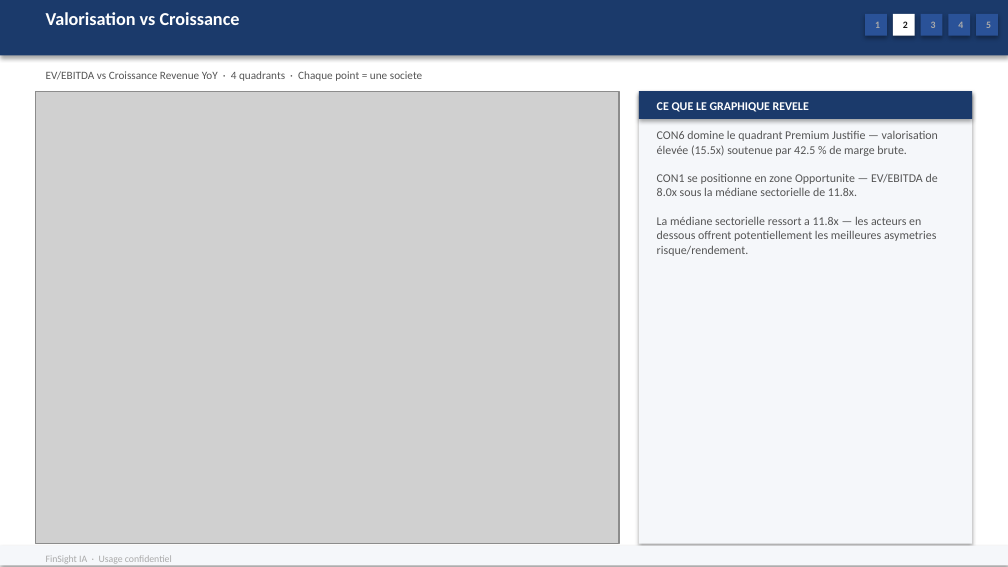
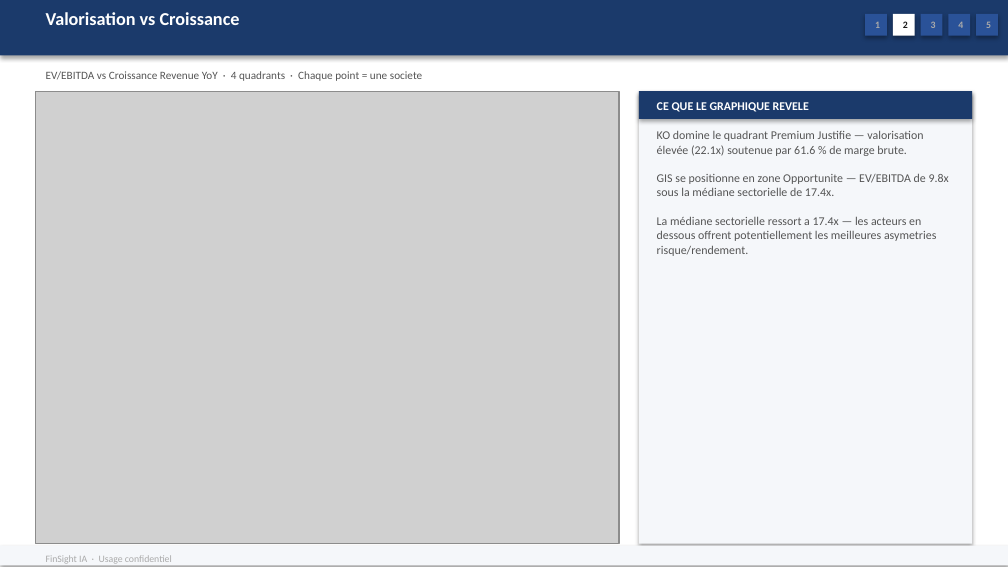
Before and after one commit to baptistejeh07-art/finsight-ia, a slide deck: slide 10 of preview/secteur_Consumer_Defensive_S&P_500/secteur_Consumer_Defensive_S&P_500.pptx. Drawn at 1008x567 pixels with LibreOffice and Linux fonts; fonts in the diff are those of the drawing; grey boxes stand for pictures. Boxes give left, top, right and bottom in pixels: in the first picture for what was removed or moved away, otherwise in the second. Text is boxed around its words. In the diff, an @@ line names an element or a change of style, - is before the commit and + after.

```diff
--- a/preview/secteur_Consumer_Defensive_S&P_500/secteur_Consumer_Defensive_S&P_500.pptx
+++ b/preview/secteur_Consumer_Defensive_S&P_500/secteur_Consumer_Defensive_S&P_500.pptx
@@ text at (x1=657, y1=131, x2=949, y2=256): text changed @@
-CON6 domine le quadrant Premium Justifie — valorisation élevée (15.5x) soutenue par 42.5 % de marge brute.
-CON1 se positionne en zone Opportunite — EV/EBITDA de 8.0x sous la médiane sectorielle de 11.8x.
-La médiane sectorielle ressort a 11.8x — les acteurs en dessous offrent potentiellement les meilleures asymetries risque/rendement.
+KO domine le quadrant Premium Justifie — valorisation élevée (22.1x) soutenue par 61.6 % de marge brute.
+GIS se positionne en zone Opportunite — EV/EBITDA de 9.8x sous la médiane sectorielle de 17.4x.
+La médiane sectorielle ressort a 17.4x — les acteurs en dessous offrent potentiellement les meilleures asymetries risque/rendement.
```
Also in this commit, not shown: 13 other slides changed, 1 other file.
